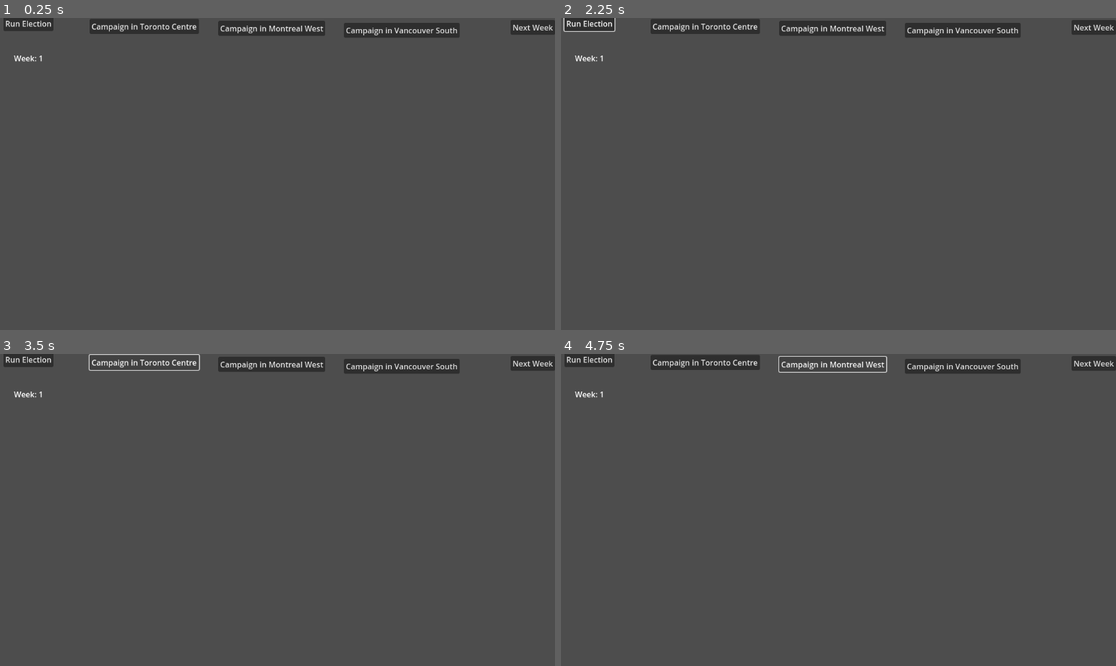
Above: before the commit, frames 1-4 (two rows, left to right).
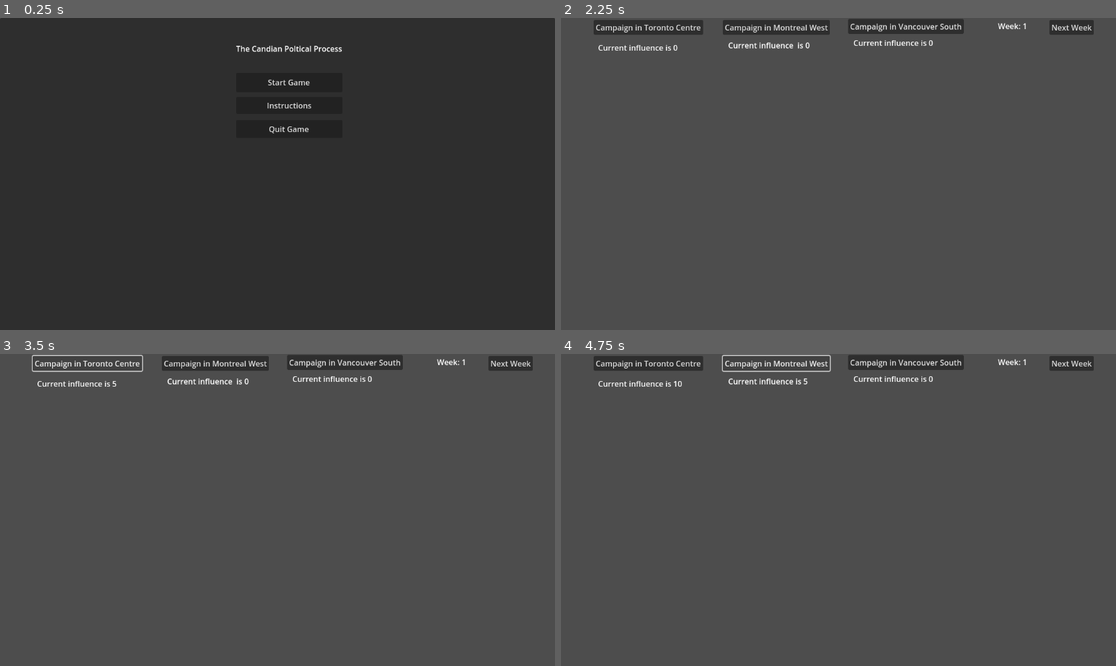
Above: after the commit, the same moments.

Repository: purpleyrose/canadian-poltical-process
Game: Godot game, scene res://splash_screen.tscn
Two runs of this game, one before a commit and one after it. Both use one fixed random seed, a clock stepped at 60 frames per second and the inputs below. Before the commit the project starts from res://main.tscn.
Inputs (mouse positions are in pixels of both pictures, inside the frame that each line leads up to):
- Up to frame 1 (0.25 s): no input
- Up to frame 2 (2.25 s): click (588, 24) at 0.5 s, where only the run before the commit has a clickable "Run Election"; click (849, 105) at 1.25 s, where only the run after the commit has a clickable "Instructions"; click (849, 83) at 2 s, where only the run after the commit has a clickable "Start Game"
- Up to frame 3 (3.5 s): click "Campaign in Toronto Centre" at 2.75 s
- Up to frame 4 (4.75 s): click "Campaign in Toronto Centre" at 3.5 s; click "Campaign in Montreal West" at 4.25 s

The runs differ from the first frame. In frame 1, 97% of the frame differs, in the area x 0-100%, y 0-100%; in frame 2, 3.5%; in frame 3, 3.3%; in frame 4, 3.5%.

Commit message:
Refactor campaign influence calculation and update results display. Added splash screen.

Diff:
--- a/main.gd
+++ b/main.gd
@@ -26,15 +26,19 @@
 
 # Function to calculate election results based on campaign efforts
 func calculate_results():
+	# Initialize an empty string to store the result text
+	var results_text = ""
+
 	for riding in ridings.keys():
-		print("Results for " + riding)
+		# Add the riding name to the results string
+		results_text += "Results for " + riding + ":\n"
 
 		# Duplicate the original votes for modification
 		var total_votes = ridings[riding].duplicate()
 
 		# Add the player's campaign influence
-		total_votes["Liberal"] += player_campaign[riding]
-		total_votes["Conservative"] += ai_campaign_1[riding]
+		total_votes["Liberal"] += player_campaign[riding] / 100
+		total_votes["Conservative"] += ai_campaign_1[riding] / 100
 
 		# Cap each party's votes at 100%
 		for party in total_votes.keys():
@@ -50,8 +54,12 @@
 				max_votes = vote_percentage
 				winner = party
 
-		# Print the winner and the vote percentage
-		print("Winner: " + winner + " with " + str(max_votes) + "% of the vote")
+		# Append the winner and vote percentage to the results string
+		results_text += "Winner: " + winner + " with " + str(max_votes) + "% of the vote\n\n"
+
+	# Update the ResultsLabel with the full results text
+	$ResultsLabel.text = results_text
+
 
 
 # Called when the button is pressed
@@ -60,28 +68,49 @@
 
 func _on_TorontoCentreButton_pressed():
 	if campaign_points > 0:
-		player_campaign["Toronto Centre"] += 5
+		# Calculate diminishing returns
+		var current_influence = player_campaign["Toronto Centre"]
+		var new_influence = current_influence + (5 * (1 - current_influence / 100))
+		player_campaign["Toronto Centre"] = new_influence
+
 		campaign_points -= 5
 		print("Campaigning in Toronto Centre! Current influence: " + str(player_campaign["Toronto Centre"]))
 		print("Remaining campaign points: " + str(campaign_points))
+		$TorontoCentreInfluence.text = "Current influence is " + str(player_campaign["Toronto Centre"])
 	else:
 		print("You do not have enough campaign points")
 
+
 func _on_VancouverSouthButton_pressed():
 	if campaign_points > 0:
-		player_campaign["Vancouver South"] += 5
+		var current_influence = player_campaign["Vancouver South"]
+		var new_influence = current_influence + (5 * (1 - current_influence / 100))
+		player_campaign["Vancouver South"] = new_influence
+
 		campaign_points -= 5
 		print("Campaigning in Vancouver South! Current influence: " + str(player_campaign["Vancouver South"]))
 		print("Remaining campaign points: " + str(campaign_points))
+		$VancouverSouthInfluence.text = "Current influence is " + str(player_campaign["Vancouver South"])
 	else:
 		print("You do not have enough points")
 
+
 func _on_MontrealWestButton_pressed():
 	if campaign_points > 0:
-		player_campaign["Montreal West"] += 5
+		# Get current influence
+		var current_influence = player_campaign["Montreal West"]
+
+		# Calculate new influence with diminishing returns
+		var new_influence = current_influence + (5 * (100 - current_influence) / 100)
+		player_campaign["Montreal West"] = new_influence
+
+		# Deduct campaign points
 		campaign_points -= 5
+
+		# Output the new influence
 		print("Campaigning in Montreal West! Current influence: " + str(player_campaign["Montreal West"]))
 		print("Remaining campaign points: " + str(campaign_points))
+		$MontrealWestInfluence.text = "Current influence is " + str(player_campaign["Montreal West"])
 	else:
 		print("Not enough campaign points")
 
@@ -105,8 +134,11 @@
 
 # Called when the node enters the scene tree for the first time
 func _ready():
-	$RunElectionButton.connect("pressed", Callable(self, "_on_RunElectionButton_pressed"))
 
+	# Set the influence labels to 0
+	$TorontoCentreInfluence.text = "Current influence is " + str(player_campaign["Toronto Centre"])
+	$MontrealWestInfluence.text = "Current influence  is " + str(player_campaign["Montreal West"])
+	$VancouverSouthInfluence.text = "Current influence is " + str(player_campaign["Vancouver South"])
 	# Connect the 3 campaign buttons
 	$TorontoCentreButton.connect("pressed", Callable(self, "_on_TorontoCentreButton_pressed"))
 	$MontrealWestButton.connect("pressed", Callable(self, "_on_MontrealWestButton_pressed"))
@@ -117,3 +149,4 @@
 
 	# Initialize the label with the starting week
 	$WeeksLabel.text = "Week: " + str(weeks)
+	$ResultsLabel.text = ""
--- a/main.tscn
+++ b/main.tscn
@@ -5,44 +5,61 @@
 [node name="Main" type="Node2D"]
 script = ExtResource("1_cj687")
 
-[node name="RunElectionButton" type="Button" parent="."]
-offset_left = 7.0
-offset_top = -4.0
-offset_right = 111.0
-offset_bottom = 27.0
-text = "Run Election"
-
 [node name="TorontoCentreButton" type="Button" parent="."]
-offset_left = 186.0
-offset_top = 2.0
-offset_right = 413.0
-offset_bottom = 33.0
+offset_left = 68.0
+offset_top = 4.0
+offset_right = 295.0
+offset_bottom = 35.0
 text = "Campaign in Toronto Centre"
 
 [node name="MontrealWestButton" type="Button" parent="."]
-offset_left = 453.0
-offset_top = 6.0
-offset_right = 675.0
-offset_bottom = 37.0
+offset_left = 336.0
+offset_top = 4.0
+offset_right = 558.0
+offset_bottom = 35.0
 text = "Campaign in Montreal West
 "
 
 [node name="VancouverSouthButton" type="Button" parent="."]
-offset_left = 714.0
-offset_top = 10.0
-offset_right = 954.0
-offset_bottom = 41.0
+offset_left = 596.0
+offset_top = 2.0
+offset_right = 836.0
+offset_bottom = 33.0
 text = "Campaign in Vancouver South"
 
 [node name="AdvanceTimeButton" type="Button" parent="."]
-offset_left = 1060.0
+offset_left = 1014.0
 offset_top = 4.0
-offset_right = 1152.0
+offset_right = 1106.0
 offset_bottom = 35.0
 text = "Next Week"
 
 [node name="WeeksLabel" type="Label" parent="."]
-offset_left = 29.0
-offset_top = 72.0
-offset_right = 69.0
-offset_bottom = 95.0
+offset_left = 907.0
+offset_top = 5.0
+offset_right = 947.0
+offset_bottom = 28.0
+
+[node name="ResultsLabel" type="Label" parent="."]
+offset_left = 284.0
+offset_top = 182.0
+offset_right = 535.0
+offset_bottom = 245.0
+
+[node name="TorontoCentreInfluence" type="Label" parent="."]
+offset_left = 77.0
+offset_top = 50.0
+offset_right = 300.0
+offset_bottom = 75.0
+
+[node name="MontrealWestInfluence" type="Label" parent="."]
+offset_left = 347.0
+offset_top = 45.0
+offset_right = 541.0
+offset_bottom = 84.0
+
+[node name="VancouverSouthInfluence" type="Label" parent="."]
+offset_left = 607.0
+offset_top = 40.0
+offset_right = 791.0
+offset_bottom = 74.0
--- a/project.godot
+++ b/project.godot
@@ -11,7 +11,7 @@
 [application]
 
 config/name="Canadian Poltical Process"
-run/main_scene="res://main.tscn"
+run/main_scene="res://splash_screen.tscn"
 config/features=PackedStringArray("4.3", "Mobile")
 config/icon="res://icon.svg"
 
--- /dev/null
+++ b/splash_screen.gd
@@ -0,0 +1,12 @@
+extends Node2D
+
+
+
+
+
+func _on_start_game_button_pressed():
+	get_tree().change_scene_to_file("res://main.tscn")
+
+
+func _on_quit_game_button_pressed():
+	get_tree().quit()
--- /dev/null
+++ b/splash_screen.tscn
@@ -0,0 +1,45 @@
+[gd_scene load_steps=2 format=3 uid="uid://c5swycgy5e723"]
+
+[ext_resource type="Script" path="res://splash_screen.gd" id="1_lr4pf"]
+
+[node name="SplashScreen" type="Node2D"]
+script = ExtResource("1_lr4pf")
+
+[node name="Panel" type="Panel" parent="."]
+offset_right = 1152.0
+offset_bottom = 699.0
+
+[node name="StartGameButton" type="Button" parent="."]
+offset_left = 490.0
+offset_top = 114.0
+offset_right = 711.0
+offset_bottom = 154.0
+text = "Start Game
+"
+
+[node name="WelcomeScreenLabel" type="Label" parent="."]
+offset_left = 490.0
+offset_top = 52.0
+offset_right = 711.0
+offset_bottom = 84.0
+text = "The Candian Poltical Process
+"
+
+[node name="InstructionsButton" type="Button" parent="."]
+offset_left = 490.0
+offset_top = 164.0
+offset_right = 711.0
+offset_bottom = 199.0
+text = "Instructions
+"
+
+[node name="QuitGameButton" type="Button" parent="."]
+offset_left = 490.0
+offset_top = 212.0
+offset_right = 711.0
+offset_bottom = 249.0
+text = "Quit Game
+"
+
+[connection signal="pressed" from="StartGameButton" to="." method="_on_start_game_button_pressed"]
+[connection signal="pressed" from="QuitGameButton" to="." method="_on_quit_game_button_pressed"]
